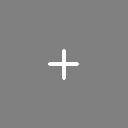
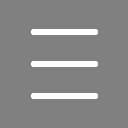
Layered file, before and after one edit (128x128). Changes by layer:
added layer "settings copy 2" above "settings copy" over (31, 93, 98, 99)
added layer "settings copy" above "settings" over (31, 61, 98, 67)
added layer "settings" above "add" over (31, 29, 98, 35)
hid "add" over (48, 49, 79, 80)
